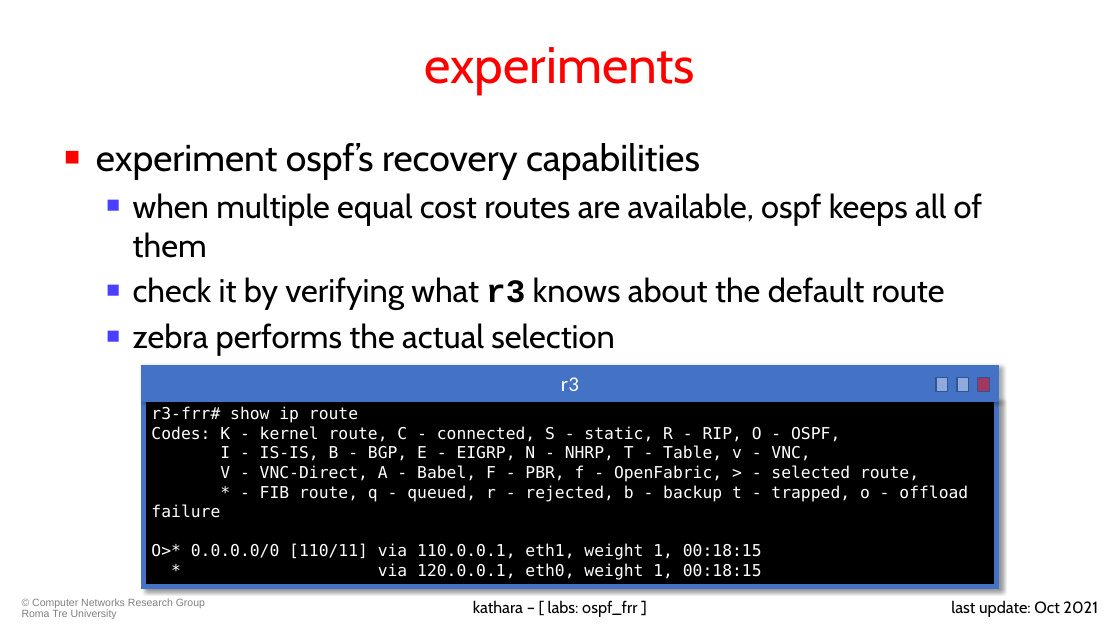
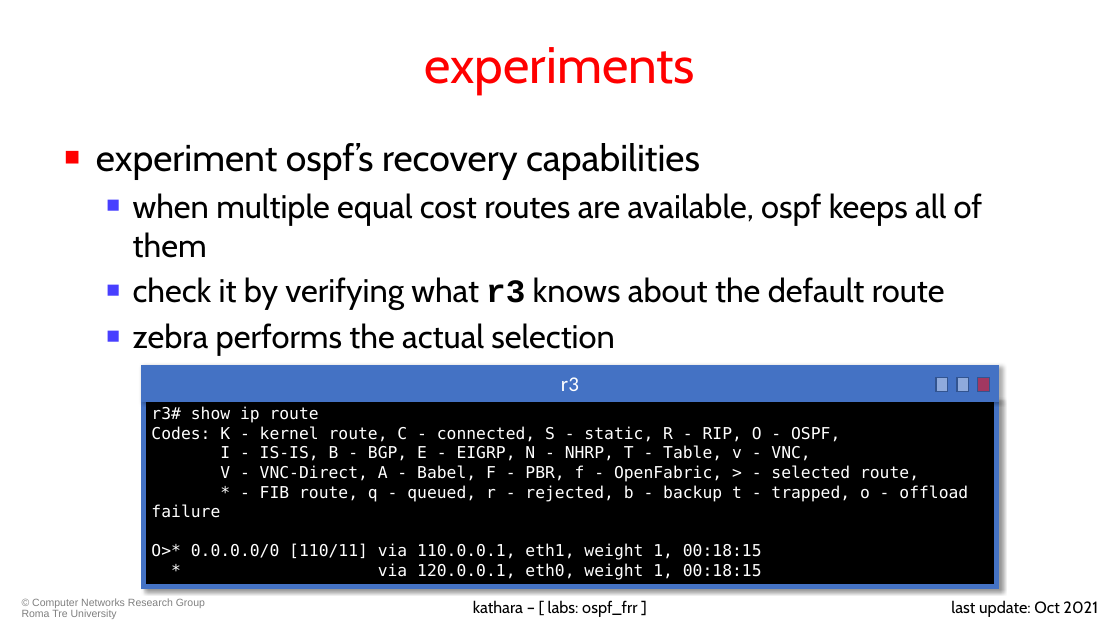
Before and after one commit to KatharaFramework/Kathara-Labs, a slide deck: slide 69 of main-labs/intradomain-routing/frr/ospf/020-kathara-lab_ospf.pptx. Drawn at 1120x630 pixels with LibreOffice and Linux fonts; fonts in the diff are those of the drawing; background and template pictures are left out. Boxes give left, top, right and bottom in pixels: in the first picture for what was removed or moved away, otherwise in the second. Text is boxed around its words. In the diff, an @@ line names an element or a change of style, - is before the commit and + after.

```diff
--- a/main-labs/intradomain-routing/frr/ospf/020-kathara-lab_ospf.pptx
+++ b/main-labs/intradomain-routing/frr/ospf/020-kathara-lab_ospf.pptx
@@ text in rectangle at <box>151,406,319,423</box>: text changed @@
-r3-frr# show ip route
+r3# show ip route
```
Also in this commit, not shown: 15 other slides changed, 1 other file.
